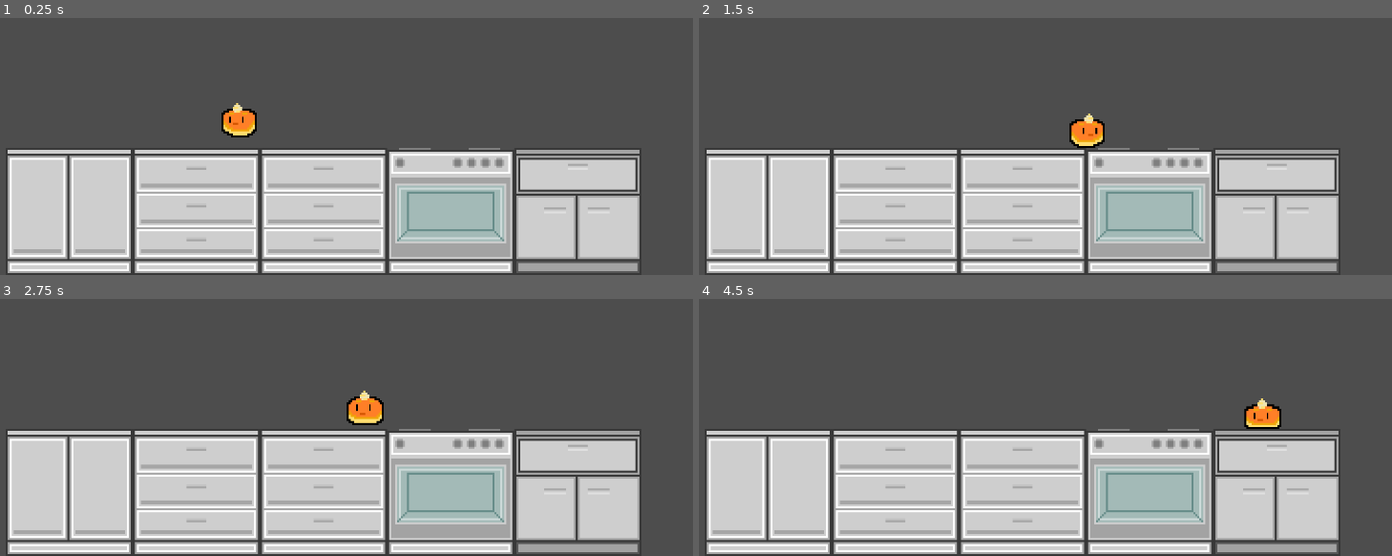
Above: before the commit, frames 1-4 (two rows, left to right).
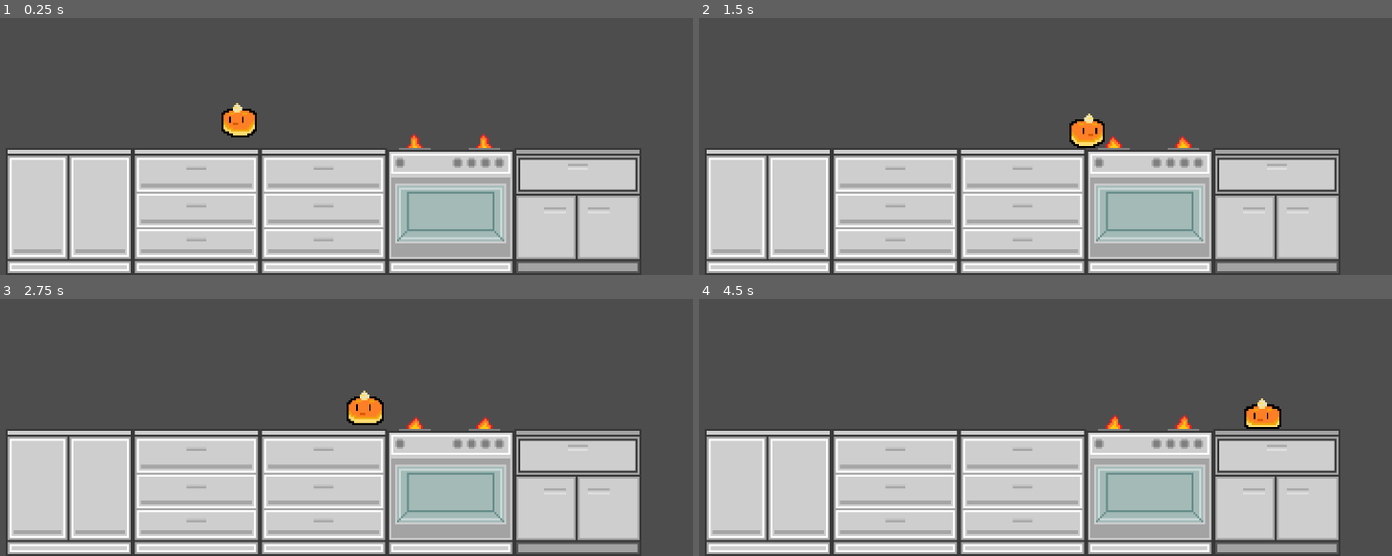
Above: after the commit, the same moments.

Repository: radicallabsapp/development
Game: Godot game, scene res://scripts/pie_game.tscn
The game is run twice, just before and just after one commit, with the same random seed, the same clock (stepped at 60 frames per second) and the same inputs.
Inputs:
- Up to frame 1 (0.25 s): no input
- Up to frame 2 (1.5 s): tap Enter (ui_accept) at 0.5, 0.77 s; hold Right (ui_right) from 0.53 s (still down)
- Up to frame 3 (2.75 s): tap Enter (ui_accept) at 1.52 s; release Right (ui_right) at 2.03 s; hold Left (ui_left) from 2.03 s (still down)
- Up to frame 4 (4.5 s): release Left (ui_left) at 2.78 s; hold Right (ui_right) 2.78-4.28 s; tap Enter (ui_accept) at 3.02, 3.77 s; hold Left (ui_left) from 4.28 s (still down)

The runs differ from the first frame. In frame 1, 0.1% of the frame differs, in the area x 58-72%, y 44-51%; in frame 2, 0.1%; in frame 3, 0.1%; in frame 4, 0.2%.

Commit message:
added kitchen

Diff:
--- a/Projects/pi-game/scenes/flame.tscn
+++ b/Projects/pi-game/scenes/flame.tscn
@@ -1,6 +1,7 @@
-[gd_scene load_steps=10 format=3 uid="uid://bpis38nubs3s7"]
+[gd_scene load_steps=11 format=3 uid="uid://bpis38nubs3s7"]
 
 [ext_resource type="Texture2D" uid="uid://bamk63xu0lhiw" path="res://assets/sprites/flame/flamespritesheet.png" id="1_ktous"]
+[ext_resource type="Script" uid="uid://08f8i0ukqqsa" path="res://scripts/flame.gd" id="1_x50ei"]
 
 [sub_resource type="AtlasTexture" id="AtlasTexture_x50ei"]
 atlas = ExtResource("1_ktous")
@@ -56,11 +57,14 @@
 radius = 4.0
 
 [node name="CharacterBody2D" type="CharacterBody2D"]
+collision_layer = 2
+script = ExtResource("1_x50ei")
 
 [node name="AnimatedSprite2D" type="AnimatedSprite2D" parent="."]
 position = Vector2(0, -5)
 sprite_frames = SubResource("SpriteFrames_d084y")
-frame_progress = 0.471087
+autoplay = "default"
+frame_progress = 0.826706
 
 [node name="CollisionShape2D" type="CollisionShape2D" parent="."]
 shape = SubResource("CircleShape2D_ktous")
--- /dev/null
+++ b/Projects/pi-game/scripts/flame.gd
@@ -0,0 +1 @@
+extends CharacterBody2D
--- a/Projects/pi-game/scripts/pie_game.tscn
+++ b/Projects/pi-game/scripts/pie_game.tscn
@@ -1,7 +1,8 @@
-[gd_scene load_steps=5 format=3 uid="uid://d4b1q5xvke07"]
+[gd_scene load_steps=6 format=3 uid="uid://d4b1q5xvke07"]
 
 [ext_resource type="PackedScene" uid="uid://c8e52jj2pelf1" path="res://scenes/player.tscn" id="1_g4lti"]
 [ext_resource type="Texture2D" uid="uid://4t7kc1e5xt2a" path="res://assets/sprites/Level 1 map sheet/map1_tileset.png" id="2_2vjmw"]
+[ext_resource type="PackedScene" uid="uid://bpis38nubs3s7" path="res://scenes/flame.tscn" id="3_t5vws"]
 
 [sub_resource type="TileSetAtlasSource" id="TileSetAtlasSource_t5vws"]
 texture = ExtResource("2_2vjmw")
@@ -27,14 +28,20 @@
 [node name="Pie Game" type="Node2D"]
 position = Vector2(11, 3)
 
+[node name="Camera2D" type="Camera2D" parent="."]
+position = Vector2(26, -44)
+zoom = Vector2(3, 3)
+
 [node name="Player" parent="." instance=ExtResource("1_g4lti")]
 position = Vector2(-11, -30)
 scale = Vector2(0.933755, 1.00842)
 
-[node name="Camera2D" type="Camera2D" parent="."]
-position = Vector2(26, -44)
-zoom = Vector2(3, 3)
-
 [node name="TileMapLayer" type="TileMapLayer" parent="."]
 tile_map_data = PackedByteArray(0, 0, 254, 255, 0, 0, 1, 0, 0, 0, 0, 0, 0, 0, 255, 255, 0, 0, 1, 0, 1, 0, 0, 0, 0, 0, 0, 0, 0, 0, 1, 0, 1, 0, 0, 0, 0, 0, 1, 0, 0, 0, 1, 0, 2, 0, 0, 0, 0, 0, 2, 0, 0, 0, 1, 0, 3, 0, 0, 0, 0, 0)
 tile_set = SubResource("TileSet_psbla")
+
+[node name="CharacterBody2D" parent="." instance=ExtResource("3_t5vws")]
+position = Vector2(78, 0)
+
+[node name="CharacterBody2D2" parent="." instance=ExtResource("3_t5vws")]
+position = Vector2(113, 0)
Binary file added: Projects/pi-game/assets/sprites/Kitchen/Kitchen.png
Not shown, added: Projects/pi-game/scripts/flame.gd.uid
